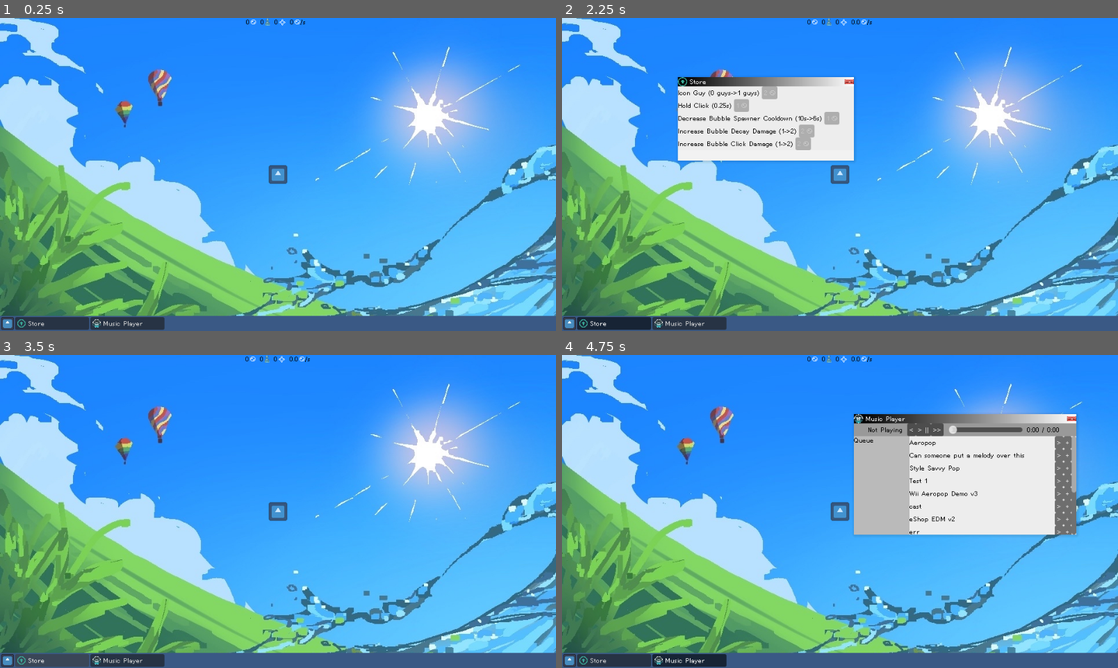
Above: before the commit, frames 1-4 (two rows, left to right).
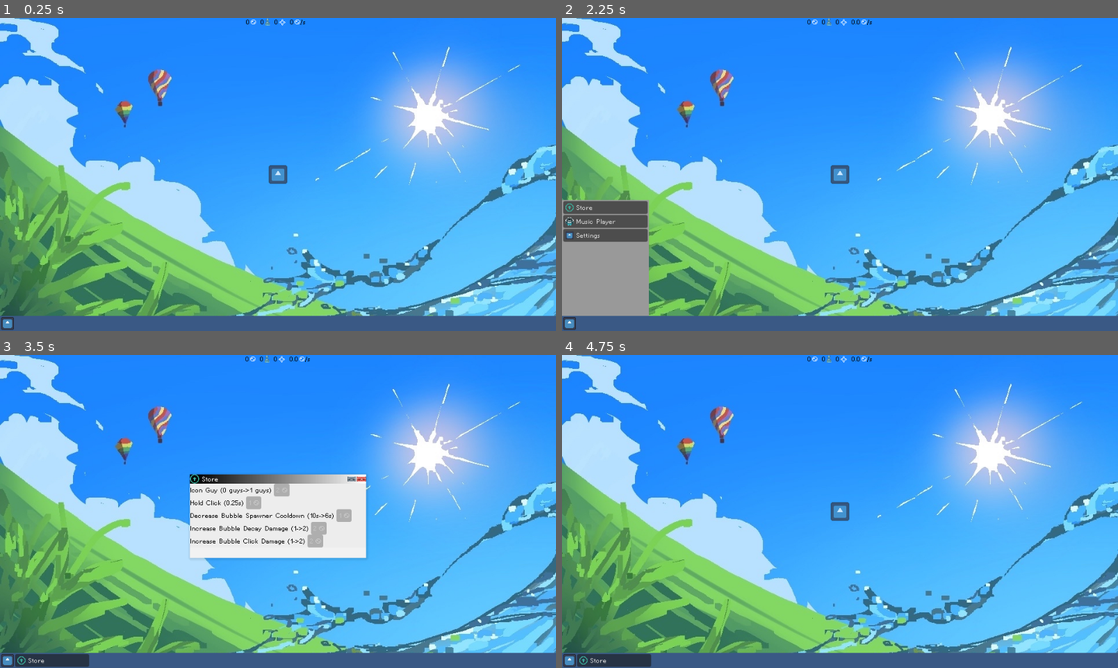
Above: after the commit, the same moments.

Repository: Kipuru/incremental-game
Game: Godot game, scene res://Game/Root/main_game.tscn
Two runs of this game, one before a commit and one after it. Both use one fixed random seed, a clock stepped at 60 frames per second and the inputs below. The engine's default icon, where the game draws it, is replaced by a stand-in: a white triangle on a blue panel in a dark square.
Inputs (mouse positions are in pixels of both pictures, inside the frame that each line leads up to; where the layout moved, square brackets give the same spot in the first picture):
- Up to frame 1 (0.25 s): no input
- Up to frame 2 (2.25 s): click (567, 324) at 0.52 s; click (567, 324) at 1.27 s; click (567, 324) [612, 324] at 2 s
- Up to frame 3 (3.5 s): click "Store" at 2.75 s
- Up to frame 4 (4.75 s): click (912, 480) at 3.52 s; click (689, 661) at 4.25 s, where only the run before the commit has a clickable "Music Player"

The runs differ from the first frame. In frame 1, 1.1% of the frame differs, in the area x 2-30%, y 95-100%; in frame 2, 15%; in frame 3, 9.2%; in frame 4, 16%, in the area x 16-93%, y 18-100%.

Commit message:
Add launcher (#6)
* Add launcher scene

* Wire up launcher

Diff:
--- a/Game/Root/main_game.tscn
+++ b/Game/Root/main_game.tscn
@@ -1,17 +1,18 @@
-[gd_scene load_steps=17 format=3 uid="uid://c6qv4h7006s3o"]
+[gd_scene load_steps=18 format=3 uid="uid://c6qv4h7006s3o"]
 
 [ext_resource type="Texture2D" uid="uid://bu3rm6k5ogv4x" path="res://Assets/Backgrounds/IMG_0055.png" id="1_yboij"]
 [ext_resource type="Material" uid="uid://nct5sd4tep7m" path="res://Shaders/water_overlay.material" id="2_byrwq"]
 [ext_resource type="Script" uid="uid://cdmotl8jir4ya" path="res://Game/Gameplay/water_overlay.gd" id="3_oj68k"]
 [ext_resource type="PackedScene" uid="uid://do42kuyyeioyq" path="res://Game/Gameplay/bubble_spawner.tscn" id="4_yboij"]
 [ext_resource type="Script" uid="uid://dewqnicnf7cl2" path="res://Game/Root/bubbles.gd" id="5_nrt6e"]
-[ext_resource type="PackedScene" uid="uid://ccdqkc2ixgwur" path="res://Game/Windows/window.tscn" id="5_ruc4l"]
-[ext_resource type="PackedScene" uid="uid://rvnyestc2j4k" path="res://Game/UI/Taskbar/taskbar.tscn" id="6_nqh8o"]
+[ext_resource type="Script" uid="uid://cih3fya2662qj" path="res://Game/Windows/manager.gd" id="6_13ch6"]
+[ext_resource type="PackedScene" uid="uid://rvnyestc2j4k" path="res://Game/UI/Overlay/taskbar.tscn" id="6_nqh8o"]
 [ext_resource type="Theme" uid="uid://bemb8kxvmmngc" path="res://Themes/currency_display_theme.tres" id="7_u8lh5"]
 [ext_resource type="Script" uid="uid://c7858gva6v2da" path="res://Game/UI/currency_display.gd" id="8_7ksg5"]
 [ext_resource type="Texture2D" uid="uid://cari3pi0stwmv" path="res://Assets/Icons/bubble_trim.PNG" id="10_nrt6e"]
 [ext_resource type="Texture2D" uid="uid://dcdkwilpews08" path="res://Assets/Icons/icon_guy.png" id="11_3tx73"]
 [ext_resource type="Texture2D" uid="uid://cweqr10npopto" path="res://Assets/Icons/sparkle_TEMP.png" id="12_7ksg5"]
+[ext_resource type="PackedScene" uid="uid://c7d4r128oft8w" path="res://Game/UI/Overlay/launcher.tscn" id="13_u8lh5"]
 
 [sub_resource type="Gradient" id="Gradient_ohkr6"]
 
@@ -88,25 +89,9 @@
 position = Vector2(496, -6.5)
 shape = SubResource("RectangleShape2D_fyndk")
 
-[node name="Windows" type="Node2D" parent="."]
-
-[node name="StoreWindow" parent="Windows" instance=ExtResource("5_ruc4l")]
-visible = false
-position = Vector2(-280, -168)
-icon_resource = "uid://dv0l1mpllt0un"
-title = "Store"
-scene_to_load = "uid://b5xi2ilu6u1g6"
-initial_size = Vector2(304, 128)
-minimum_size = Vector2(304, 128)
-
-[node name="MusicPlayerWindow" parent="Windows" instance=ExtResource("5_ruc4l")]
-visible = false
-position = Vector2(24, -168)
-icon_resource = "uid://dvy1d2j4t6lrf"
-title = "Music Player"
-scene_to_load = "uid://dwtelixwjtlsk"
-initial_size = Vector2(384, 192)
-minimum_size = Vector2(384, 192)
+[node name="Windows" type="Node2D" parent="." node_paths=PackedStringArray("taskbar")]
+script = ExtResource("6_13ch6")
+taskbar = NodePath("../Overlay/Taskbar")
 
 [node name="Overlay" type="CanvasLayer" parent="."]
 
@@ -191,8 +176,11 @@
 text = "/s"
 horizontal_alignment = 2
 
-[node name="Taskbar" parent="Overlay" node_paths=PackedStringArray("windows") instance=ExtResource("6_nqh8o")]
+[node name="Taskbar" parent="Overlay" node_paths=PackedStringArray("launcher") instance=ExtResource("6_nqh8o")]
 offset_top = -26.0
-windows = [NodePath("../../Windows/StoreWindow"), NodePath("../../Windows/MusicPlayerWindow")]
+launcher = NodePath("../Launcher")
+
+[node name="Launcher" parent="Overlay" node_paths=PackedStringArray("windows") instance=ExtResource("13_u8lh5")]
+windows = NodePath("../../Windows")
 
 [connection signal="timeout" from="Underlay/Water/Timer" to="Underlay/Water" method="_on_timer_timeout"]
--- /dev/null
+++ b/Game/UI/Overlay/launcher.gd
@@ -0,0 +1,18 @@
+class_name Launcher extends PanelContainer
+
+@export var windows: GameWindowManager
+
+func _ready() -> void:
+	assert(windows)
+	visible = false
+
+func _on_store_pressed() -> void:
+	windows.add_or_show_window(GameWindowManager.STORE_WINDOW_INFO)
+	visible = false
+
+func _on_music_player_pressed() -> void:
+	windows.add_or_show_window(GameWindowManager.MUSIC_PLAYER_WINDOW_INFO)
+	visible = false
+
+func _on_settings_pressed() -> void:
+	pass
--- /dev/null
+++ b/Game/UI/Overlay/launcher.tscn
@@ -0,0 +1,54 @@
+[gd_scene load_steps=6 format=3 uid="uid://c7d4r128oft8w"]
+
+[ext_resource type="Theme" uid="uid://ddvv3gpc3pgc2" path="res://Themes/launcher.tres" id="1_6fm8v"]
+[ext_resource type="Script" uid="uid://mxlnw3kbtag0" path="res://Game/UI/Overlay/launcher.gd" id="2_kfv1q"]
+[ext_resource type="Texture2D" uid="uid://dv0l1mpllt0un" path="res://Assets/Icons/up-arrow.png" id="2_wtog6"]
+[ext_resource type="Texture2D" uid="uid://dvy1d2j4t6lrf" path="res://Assets/Icons/IMG_9938.PNG" id="3_w5gp8"]
+[ext_resource type="Texture2D" uid="uid://b21msh4k62j8q" path="res://Assets/Icons/icon.svg" id="4_jlp4s"]
+
+[node name="Launcher" type="PanelContainer"]
+anchors_preset = 2
+anchor_top = 1.0
+anchor_bottom = 1.0
+offset_top = -226.0
+offset_right = 150.0
+offset_bottom = -26.0
+grow_vertical = 0
+theme = ExtResource("1_6fm8v")
+script = ExtResource("2_kfv1q")
+
+[node name="MarginContainer" type="MarginContainer" parent="."]
+layout_mode = 2
+theme_override_constants/margin_left = 2
+theme_override_constants/margin_top = 2
+theme_override_constants/margin_right = 2
+theme_override_constants/margin_bottom = 2
+
+[node name="Items" type="VBoxContainer" parent="MarginContainer"]
+layout_mode = 2
+theme_override_constants/separation = 2
+
+[node name="Store" type="Button" parent="MarginContainer/Items"]
+layout_mode = 2
+text = "Store"
+icon = ExtResource("2_wtog6")
+alignment = 0
+expand_icon = true
+
+[node name="Music Player" type="Button" parent="MarginContainer/Items"]
+layout_mode = 2
+text = "Music Player"
+icon = ExtResource("3_w5gp8")
+alignment = 0
+expand_icon = true
+
+[node name="Settings" type="Button" parent="MarginContainer/Items"]
+layout_mode = 2
+text = "Settings"
+icon = ExtResource("4_jlp4s")
+alignment = 0
+expand_icon = true
+
+[connection signal="pressed" from="MarginContainer/Items/Store" to="." method="_on_store_pressed"]
+[connection signal="pressed" from="MarginContainer/Items/Music Player" to="." method="_on_music_player_pressed"]
+[connection signal="pressed" from="MarginContainer/Items/Settings" to="." method="_on_settings_pressed"]
--- /dev/null
+++ b/Game/UI/Overlay/taskbar.gd
@@ -0,0 +1,34 @@
+class_name Taskbar extends PanelContainer
+
+const item_scene = preload("uid://bpup7sctor3jd")
+
+@export var launcher: Launcher
+
+@onready var items: Control = %Items
+@onready var launcher_button: TextureButton = %LauncherButton
+
+func _ready() -> void:
+	assert(launcher)
+	assert(item_scene.can_instantiate())
+
+	launcher_button.pressed.connect(
+		func():
+			launcher.visible = not launcher.visible
+	)
+
+func add_item(window: GameWindow):
+	var item = item_scene.instantiate()
+	assert(item is TaskbarItem)
+
+	item.window = window
+	item.init()
+
+	items.add_child(item)
+
+# iteration is fine here bc we won't have many windows
+func remove_item(window: GameWindow):
+	for child in items.get_children():
+		assert(child is TaskbarItem)
+		var item = child as TaskbarItem
+		if item.window == window:
+			item.queue_free()
--- a/Game/UI/Taskbar/taskbar.tscn
+++ b/Game/UI/Overlay/taskbar.tscn
@@ -1,6 +1,6 @@
 [gd_scene load_steps=4 format=3 uid="uid://rvnyestc2j4k"]
 
-[ext_resource type="Script" uid="uid://c7oaoeuu4uo4g" path="res://Game/UI/Taskbar/taskbar.gd" id="1_00r8f"]
+[ext_resource type="Script" uid="uid://c7oaoeuu4uo4g" path="res://Game/UI/Overlay/taskbar.gd" id="1_00r8f"]
 [ext_resource type="Theme" uid="uid://e8ksd3con0sa" path="res://Themes/taskbar_theme.tres" id="1_wx635"]
 [ext_resource type="Texture2D" uid="uid://b21msh4k62j8q" path="res://Assets/Icons/icon.svg" id="3_wkpgv"]
 
@@ -27,14 +27,19 @@
 theme_override_constants/margin_right = 2
 theme_override_constants/margin_bottom = 2
 
-[node name="Items" type="HBoxContainer" parent="MarginContainer"]
-unique_name_in_owner = true
+[node name="HBoxContainer" type="HBoxContainer" parent="MarginContainer"]
 layout_mode = 2
 theme_override_constants/separation = 2
 
-[node name="Apps" type="TextureButton" parent="MarginContainer/Items"]
+[node name="LauncherButton" type="TextureButton" parent="MarginContainer/HBoxContainer"]
+unique_name_in_owner = true
 custom_minimum_size = Vector2(22, 22)
 layout_mode = 2
 texture_normal = ExtResource("3_wkpgv")
 ignore_texture_size = true
 stretch_mode = 4
+
+[node name="Items" type="HBoxContainer" parent="MarginContainer/HBoxContainer"]
+unique_name_in_owner = true
+layout_mode = 2
+theme_override_constants/separation = 2
--- a/Game/UI/Taskbar/taskbar_item.gd
+++ b/Game/UI/Overlay/taskbar_item.gd
@@ -15,5 +15,4 @@
 
 	assert(window)
 	text = window.title
-	var loaded_icon = load(window.icon_resource)
-	icon = loaded_icon
+	icon = window.icon.texture
--- a/Game/UI/Taskbar/taskbar_item.tscn
+++ b/Game/UI/Overlay/taskbar_item.tscn
@@ -1,6 +1,6 @@
 [gd_scene load_steps=3 format=3 uid="uid://bpup7sctor3jd"]
 
-[ext_resource type="Script" uid="uid://c7ckkhvjteemi" path="res://Game/UI/Taskbar/taskbar_item.gd" id="1_y57pp"]
+[ext_resource type="Script" uid="uid://c7ckkhvjteemi" path="res://Game/UI/Overlay/taskbar_item.gd" id="1_y57pp"]
 [ext_resource type="Texture2D" uid="uid://b21msh4k62j8q" path="res://Assets/Icons/icon.svg" id="2_0sxjw"]
 
 [node name="TaskbarItem" type="Button"]
--- a/Game/UI/Taskbar/taskbar.gd
+++ /dev/null
@@ -1,18 +0,0 @@
-extends PanelContainer
-
-const item_scene = preload("res://Game/UI/Taskbar/taskbar_item.tscn")
-
-@export var windows: Array[Node2D]
-@onready var items: Control = %Items
-
-func _ready() -> void:
-	assert(item_scene.can_instantiate())
-
-	for window in windows:
-		var item = item_scene.instantiate()
-		assert(item is TaskbarItem)
-
-		item.window = window
-		item.init()
-
-		items.add_child(item)
--- /dev/null
+++ b/Game/Windows/manager.gd
@@ -0,0 +1,59 @@
+class_name GameWindowManager extends Node2D
+
+# TODO, dictionary-less implementation
+const STORE_WINDOW_INFO = {
+	"icon_resource": "uid://dv0l1mpllt0un",
+	"title": "Store",
+	"scene_to_load": "uid://b5xi2ilu6u1g6",
+	"initial_size": Vector2(304, 128),
+	"minimum_size": Vector2(304, 128)
+}
+const MUSIC_PLAYER_WINDOW_INFO = {
+	"icon_resource": "uid://dvy1d2j4t6lrf",
+	"title": "Music Player",
+	"scene_to_load": "uid://dwtelixwjtlsk",
+	"initial_size": Vector2(384, 192),
+	"minimum_size": Vector2(384, 192)
+}
+const window_scene = preload("uid://ccdqkc2ixgwur")
+
+@export var taskbar: Taskbar
+
+func _ready() -> void:
+	assert(taskbar)
+	assert(window_scene.can_instantiate())
+
+func add_or_show_window(info: Dictionary):
+	if _show_window(info["title"]):
+		return
+	_add_window(info)
+
+# returns true if able to open window, false otherwise
+func _show_window(title: String):
+	for child in get_children():
+		assert(child is GameWindow)
+		if child.title == title:
+			child.visible = true
+			return true
+	return false
+
+func _add_window(info: Dictionary):
+	var instance = window_scene.instantiate()
+	assert(instance is GameWindow)
+	var window = instance as GameWindow
+
+	add_child(window)
+	window.initialize(
+		info["icon_resource"],
+		info["title"],
+		info["scene_to_load"],
+		info["initial_size"],
+		info["minimum_size"],
+		func(): _remove_window(window)
+	)
+
+	taskbar.add_item(window)
+
+func _remove_window(window: GameWindow):
+	taskbar.remove_item(window)
+	window.queue_free()
--- a/Game/Windows/window.gd
+++ b/Game/Windows/window.gd
@@ -4,16 +4,14 @@
 # without having to do sqrt which is expensive
 const corner_detection_rad_sq = 26. ** 2.
 
-@export var icon_resource := "uid://b21msh4k62j8q"
-@export var title := "Window Name"
-@export var scene_to_load := "uid://bga3nuxnrcu7v"
-@export var initial_size := Vector2(512., 256.)
-@export var minimum_size := Vector2(512., 256.)
-
 @onready var ui: Control = %UI
 @onready var title_label: Label = %TitleLabel
 @onready var content: Control = %Content
 @onready var icon: TextureRect = $UI/VBoxContainer/TitleBar/LeftSideMargin/HBoxContainer/Icon
+
+var title: String
+var minimum_size: Vector2
+var _on_close: Callable
 
 enum DragModes { NONE, MOVE, RESIZE }
 var drag_mode: DragModes = DragModes.NONE
@@ -23,9 +21,27 @@
 func _ready() -> void:
 	assert(ui and title_label and content and icon)
 
-	print(icon_resource)
-	_setup_window_propreties()
-	_load_scene_into_content_node()
+# Call this to properly set up the script
+@warning_ignore("shadowed_variable")
+func initialize(
+	icon_resource: String, title: String, scene_to_load: String,
+	initial_size: Vector2, minimum_size: Vector2,
+	on_close: Callable
+) -> void:
+	var loaded_icon = load(icon_resource)
+	icon.set_texture(loaded_icon)
+
+	self.title = title
+	title_label.text = title
+
+	self.minimum_size = minimum_size
+	content.custom_minimum_size = initial_size
+
+	_on_close = on_close
+
+	position = -initial_size / 2.
+
+	_load_scene_into_content_node(scene_to_load)
 
 func _process(_delta: float) -> void:
 	if not visible:
@@ -49,10 +65,13 @@
 	handle_mouse_left_unclick()
 	ClickManager.unregister_hovered(self)
 
+func _on_minimize_button_pressed() -> void:
+	visible = false
+
 func _on_close_button_pressed() -> void:
-	set_visible(false)
+	_on_close.call()
 
-func _load_scene_into_content_node():
+func _load_scene_into_content_node(scene_to_load: String):
 	if not ResourceLoader.exists(scene_to_load):
 		print("Window '" + title + "' could not find scene to load.")
 		return
@@ -64,11 +83,6 @@
 	assert(scene_instance is Control)
 	content.add_child(scene_instance)
 
-func _setup_window_propreties():
-	content.custom_minimum_size = initial_size
-	title_label.text = title
-	var loaded_icon = load(icon_resource)
-	icon.set_texture(loaded_icon)
 
 func _mouse_is_touching_corner() -> bool:
 	var mouse_pos = get_global_mouse_position()
--- a/Game/Windows/window.tscn
+++ b/Game/Windows/window.tscn
@@ -1,10 +1,11 @@
-[gd_scene load_steps=10 format=3 uid="uid://ccdqkc2ixgwur"]
+[gd_scene load_steps=11 format=3 uid="uid://ccdqkc2ixgwur"]
 
 [ext_resource type="Script" uid="uid://dtvfmv5smm81w" path="res://Game/Windows/window.gd" id="1_28hdt"]
 [ext_resource type="Script" uid="uid://cwb0qqoua5tlh" path="res://Game/Windows/title_bar.gd" id="2_o0r3s"]
 [ext_resource type="Texture2D" uid="uid://b21msh4k62j8q" path="res://Assets/Icons/icon.svg" id="2_vip54"]
 [ext_resource type="FontFile" uid="uid://dqmmoferdi10i" path="res://Assets/Fonts/HelvetiPixel.ttf" id="3_o7yh4"]
 [ext_resource type="Texture2D" uid="uid://cjxv6pd8ceo12" path="res://Assets/Buttons/IMG_9937.PNG" id="3_vip54"]
+[ext_resource type="Texture2D" uid="uid://dt45nhim11f14" path="res://Assets/Buttons/IMG_9935.PNG" id="5_cuhqe"]
 
 [sub_resource type="StyleBoxFlat" id="StyleBoxFlat_rb4y1"]
 bg_color = Color(0.525668, 0.525668, 0.525667, 1)
@@ -78,8 +79,14 @@
 [node name="HBoxContainer" type="HBoxContainer" parent="UI/VBoxContainer/TitleBar/RightSideMargin"]
 clip_contents = true
 layout_mode = 2
-theme_override_constants/separation = 3
+theme_override_constants/separation = 1
 alignment = 2
+
+[node name="MinimizeButton" type="TextureButton" parent="UI/VBoxContainer/TitleBar/RightSideMargin/HBoxContainer"]
+layout_mode = 2
+mouse_default_cursor_shape = 2
+texture_normal = ExtResource("5_cuhqe")
+stretch_mode = 6
 
 [node name="CloseButton" type="TextureButton" parent="UI/VBoxContainer/TitleBar/RightSideMargin/HBoxContainer"]
 layout_mode = 2
@@ -96,4 +103,5 @@
 
 [connection signal="mouse_entered" from="UI/VBoxContainer/TitleBar" to="UI/VBoxContainer/TitleBar" method="_on_mouse_entered"]
 [connection signal="mouse_exited" from="UI/VBoxContainer/TitleBar" to="UI/VBoxContainer/TitleBar" method="_on_mouse_exited"]
+[connection signal="pressed" from="UI/VBoxContainer/TitleBar/RightSideMargin/HBoxContainer/MinimizeButton" to="." method="_on_minimize_button_pressed"]
 [connection signal="pressed" from="UI/VBoxContainer/TitleBar/RightSideMargin/HBoxContainer/CloseButton" to="." method="_on_close_button_pressed"]
--- /dev/null
+++ b/Themes/launcher.tres
@@ -0,0 +1,13 @@
+[gd_resource type="Theme" load_steps=4 format=3 uid="uid://ddvv3gpc3pgc2"]
+
+[ext_resource type="FontFile" uid="uid://dqmmoferdi10i" path="res://Assets/Fonts/HelvetiPixel.ttf" id="1_224wb"]
+
+[sub_resource type="StyleBoxEmpty" id="StyleBoxEmpty_88c13"]
+
+[sub_resource type="StyleBoxFlat" id="StyleBoxFlat_p73f3"]
+
+[resource]
+Button/font_sizes/font_size = 16
+Button/fonts/font = ExtResource("1_224wb")
+Button/styles/focus = SubResource("StyleBoxEmpty_88c13")
+PanelContainer/styles/panel = SubResource("StyleBoxFlat_p73f3")
Not shown, added: Game/UI/Overlay/launcher.gd.uid
Renamed: Game/UI/Taskbar/taskbar.gd.uid -> Game/UI/Overlay/taskbar.gd.uid
Renamed: Game/UI/Taskbar/taskbar_item.gd.uid -> Game/UI/Overlay/taskbar_item.gd.uid
Not shown, added: Game/Windows/manager.gd.uid
